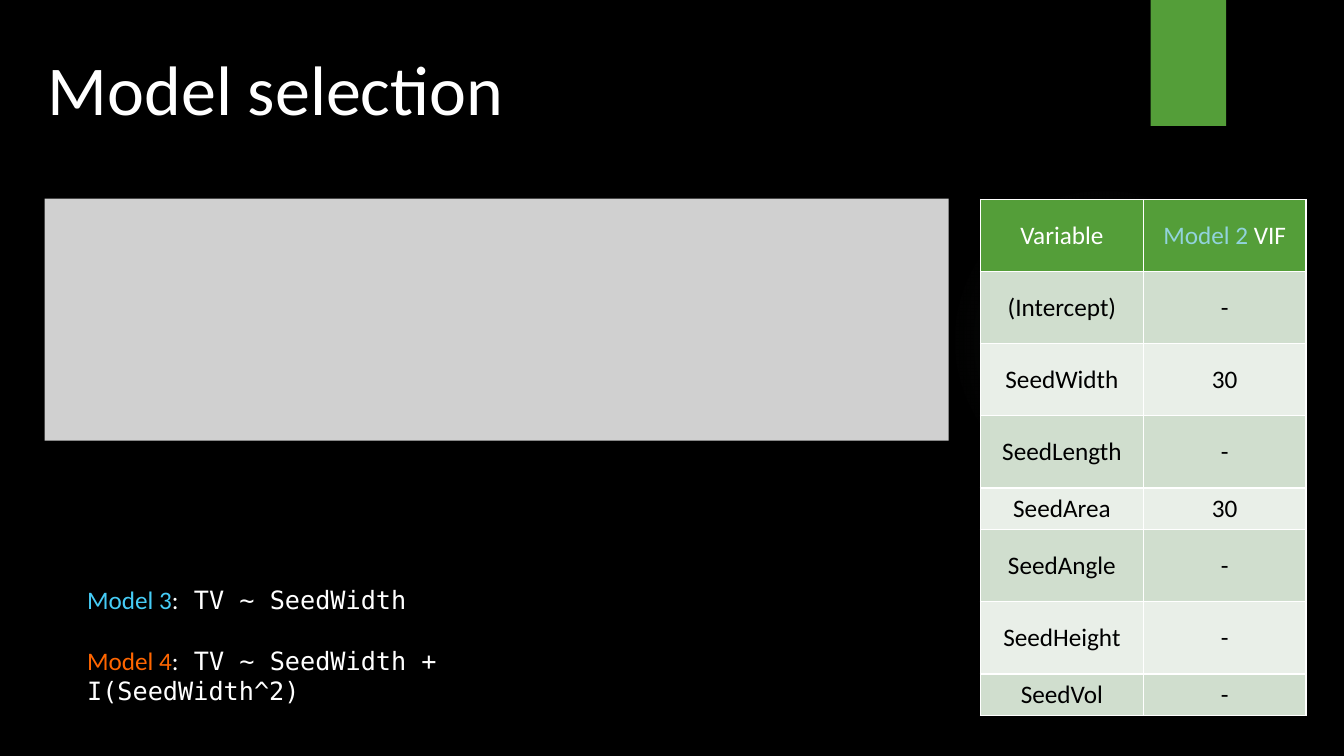
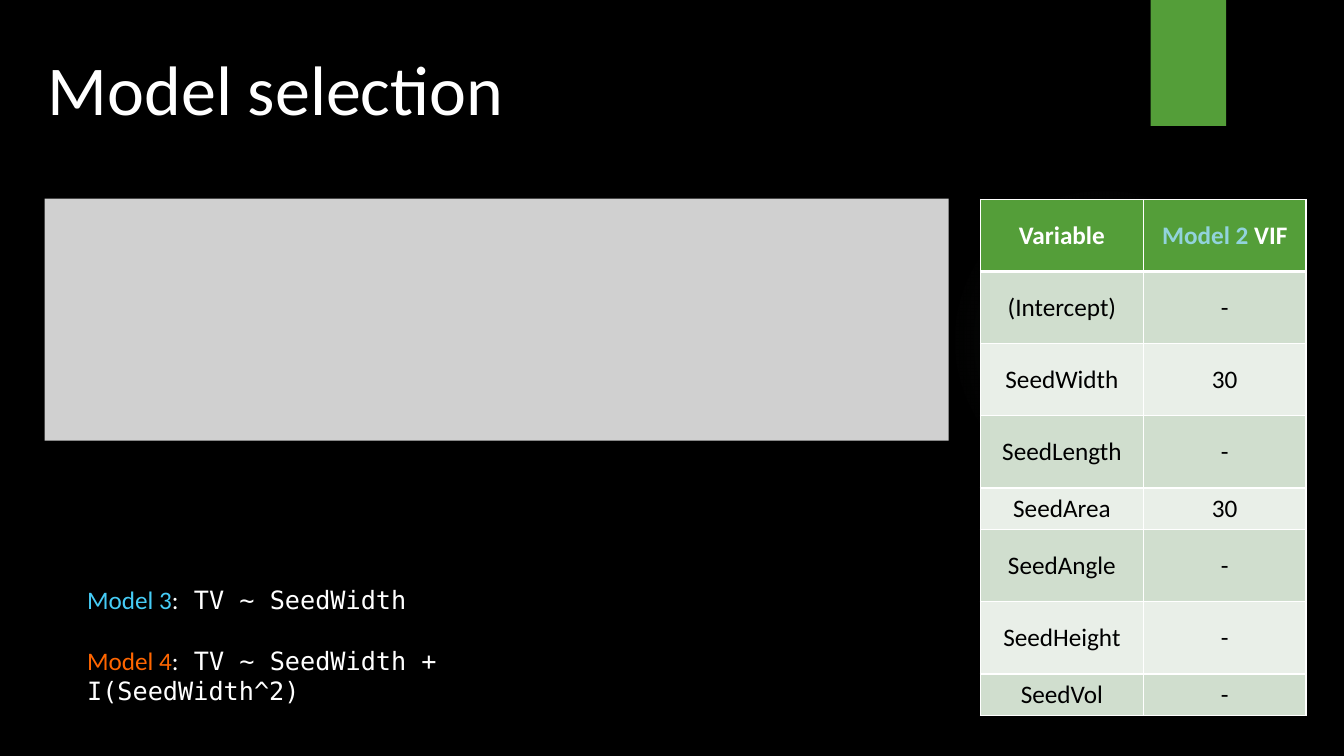
Before and after one commit to TrevorHD/CNSeedDrop, a slide deck: slide 17 of DreesHowerton_STAT501_Presentation.pptx (slide 14 before the commit). Drawn at 1344x756 pixels with LibreOffice and Linux fonts; fonts in the diff are those of the drawing; grey boxes stand for pictures; background and template pictures are left out. Boxes give left, top, right and bottom in pixels: in the first picture for what was removed or moved away, otherwise in the second. Text is boxed around its words. In the diff, an @@ line names an element or a change of style, - is before the commit and + after.

```diff
--- a/DreesHowerton_STAT501_Presentation.pptx
+++ b/DreesHowerton_STAT501_Presentation.pptx
@@ table at [981,200,1306,716] @@
@@ bold on in "Variable", "Model 2 VIF" @@
```
Also in this commit, not shown: 11 other slides changed, 4 slides added, 1 slide removed, 6 other files.
